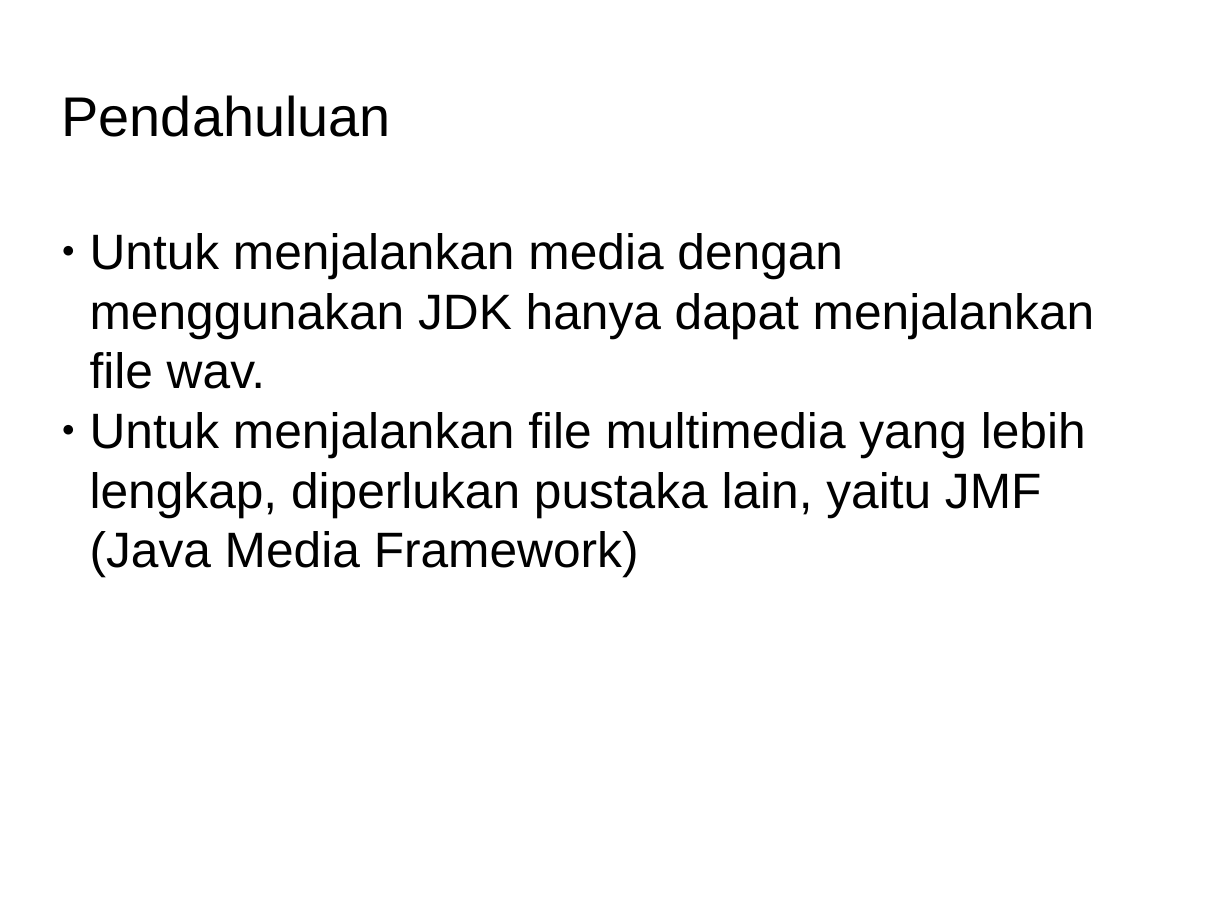
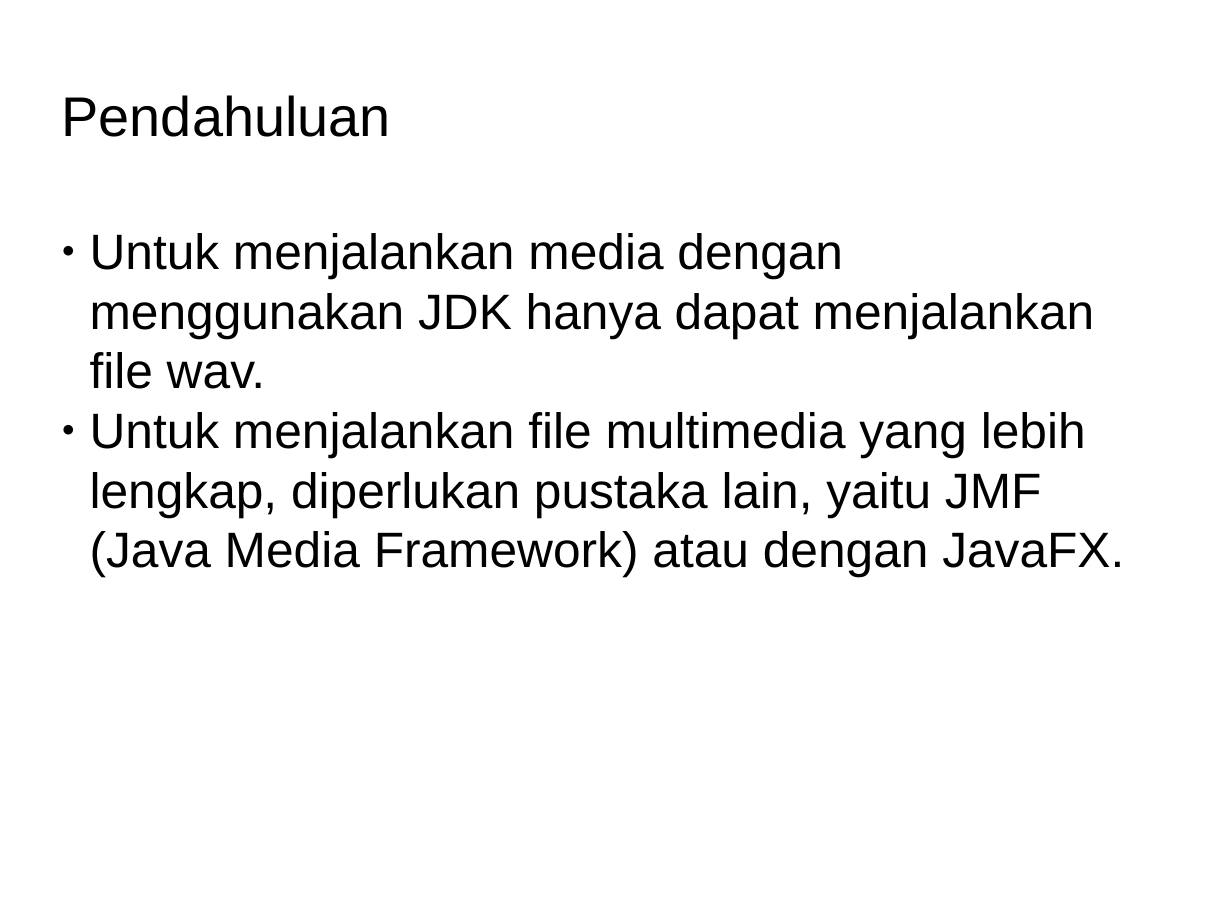
Before and after one commit to Dickyfathur7/pemrograman-komputer-2, a slide deck: slide 2 of 08-multimedia/slide-multimedia.odp. Drawn at 1232x924 pixels with LibreOffice and Linux fonts; fonts in the diff are those of the drawing; background and template pictures are left out. Boxes give left, top, right and bottom in pixels: in the first picture for what was removed or moved away, otherwise in the second. Text is boxed around its words. In the diff, an @@ line names an element or a change of style, - is before the commit and + after.

Commit message:
penambahan materi db, multimedia, dan intl

```diff
--- a/08-multimedia/slide-multimedia.odp
+++ b/08-multimedia/slide-multimedia.odp
@@ subtitle at (90,412,1124,577): text changed @@
-● Untuk menjalankan file multimedia yang lebih lengkap, diperlukan pustaka lain, yaitu JMF (Java Media Framework)
+● Untuk menjalankan file multimedia yang lebih lengkap, diperlukan pustaka lain, yaitu JMF (Java Media Framework) atau dengan JavaFX.
```
Also in this commit, not shown: 2 other files.
